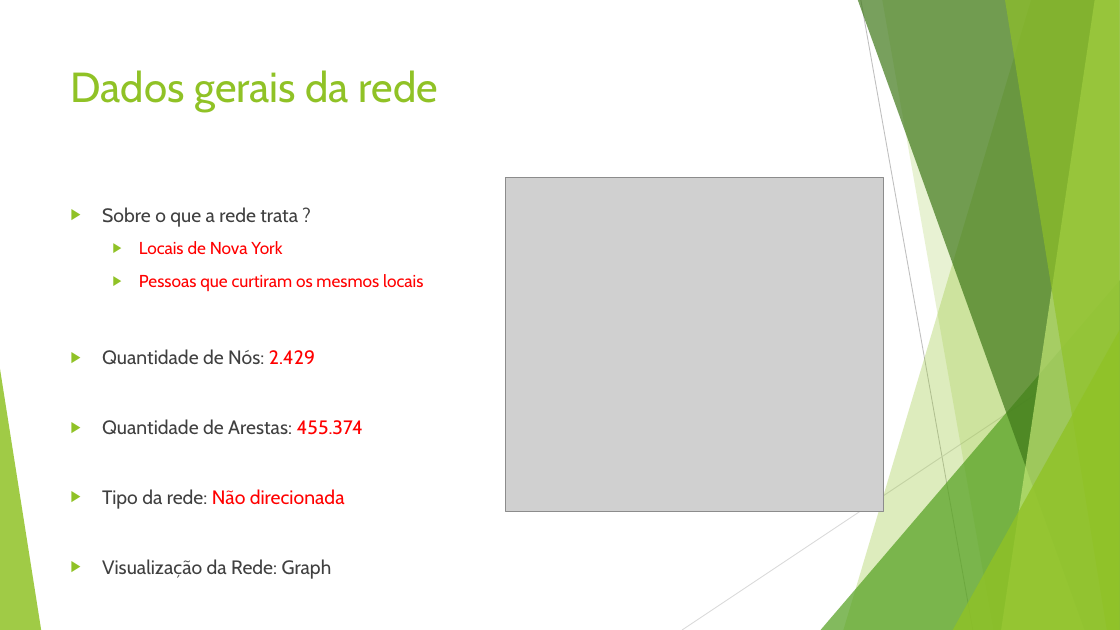
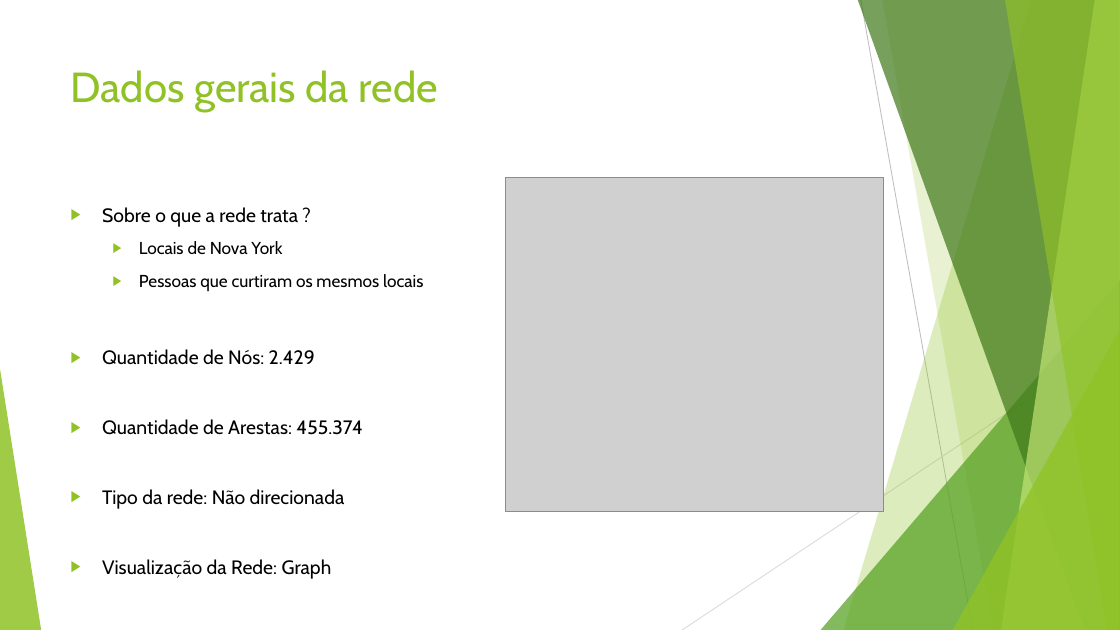
Before and after one commit to macio-matheus/analysis-geospatial-data, a slide deck: slide 4 of docs/Foursquare’s Network Analyse.pptx. Drawn at 1120x630 pixels with LibreOffice and Linux fonts; fonts in the diff are those of the drawing; grey boxes stand for pictures. Boxes give left, top, right and bottom in pixels: in the first picture for what was removed or moved away, otherwise in the second. Text is boxed around its words. In the diff, an @@ line names an element or a change of style, - is before the commit and + after.

```diff
--- a/docs/Foursquare’s Network Analyse.pptx
+++ b/docs/Foursquare’s Network Analyse.pptx
@@ text "Sobre o que a rede ..." at bbox=[102, 207, 423, 579]: text colour #404040 to #000000 in "Sobre o que a rede trata ?", "Quantidade de Nós:", "Quantidade de Arestas:", "Tipo da rede:" and 1 more places; text colour #FF0000 to #000000 in "Locais de Nova York", "Pessoas que curtiram os mesmos locais", "2.429", "455.374" and 1 more places @@
```
Also in this commit, not shown: 10 other slides changed, 1 slide added.
